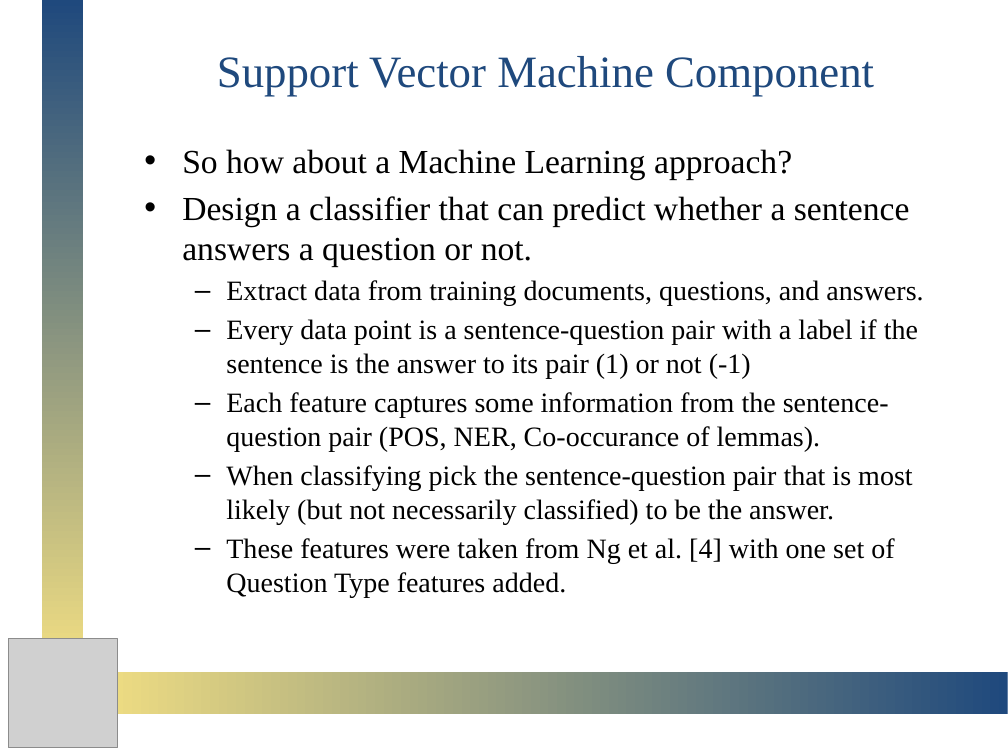
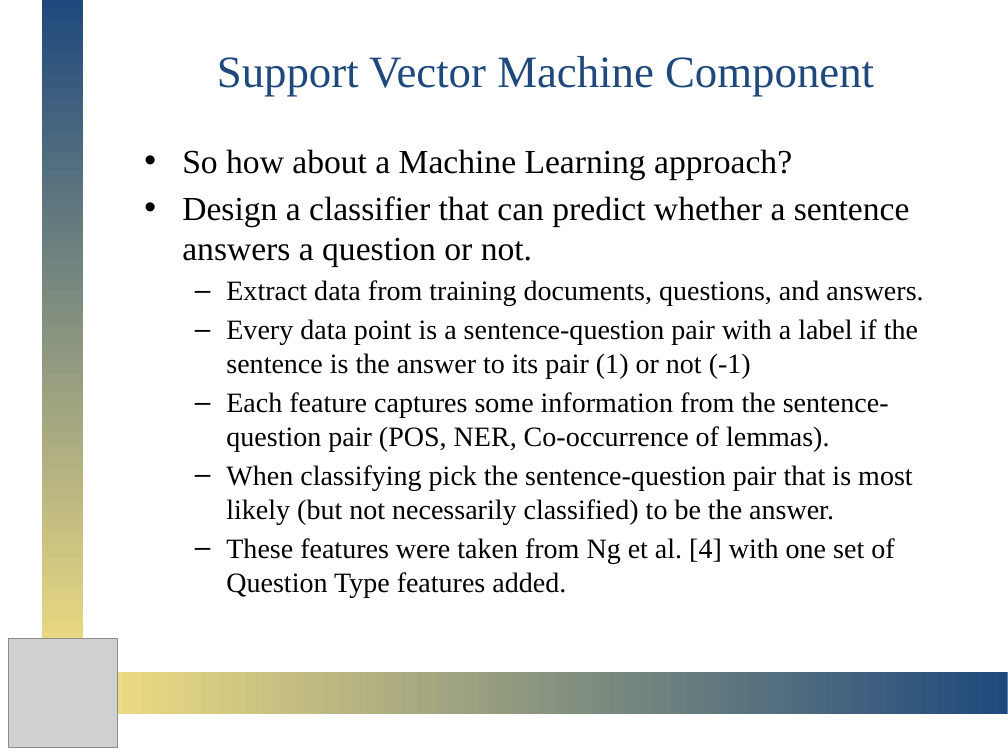
Before and after one commit to omgpotatoes/DEANQA, a slide deck: slide 8 of presentation/DeanQA.pptx (slide 2 before the commit). Drawn at 1008x756 pixels with LibreOffice and Linux fonts; fonts in the diff are those of the drawing; grey boxes stand for pictures. Boxes give left, top, right and bottom in pixels: in the first picture for what was removed or moved away, otherwise in the second. Text is boxed around its words. In the diff, an @@ line names an element or a change of style, - is before the commit and + after.

```diff
--- a/presentation/DeanQA.pptx
+++ b/presentation/DeanQA.pptx
@@ text at <box>226,392,889,451</box>: text changed @@
-  – Each feature captures some information from the sentence-question pair (POS, NER, Co-occurance of lemmas).
+  – Each feature captures some information from the sentence-question pair (POS, NER, Co-occurrence of lemmas).
```
Also in this commit, not shown: 3 other slides changed, 6 slides added.
